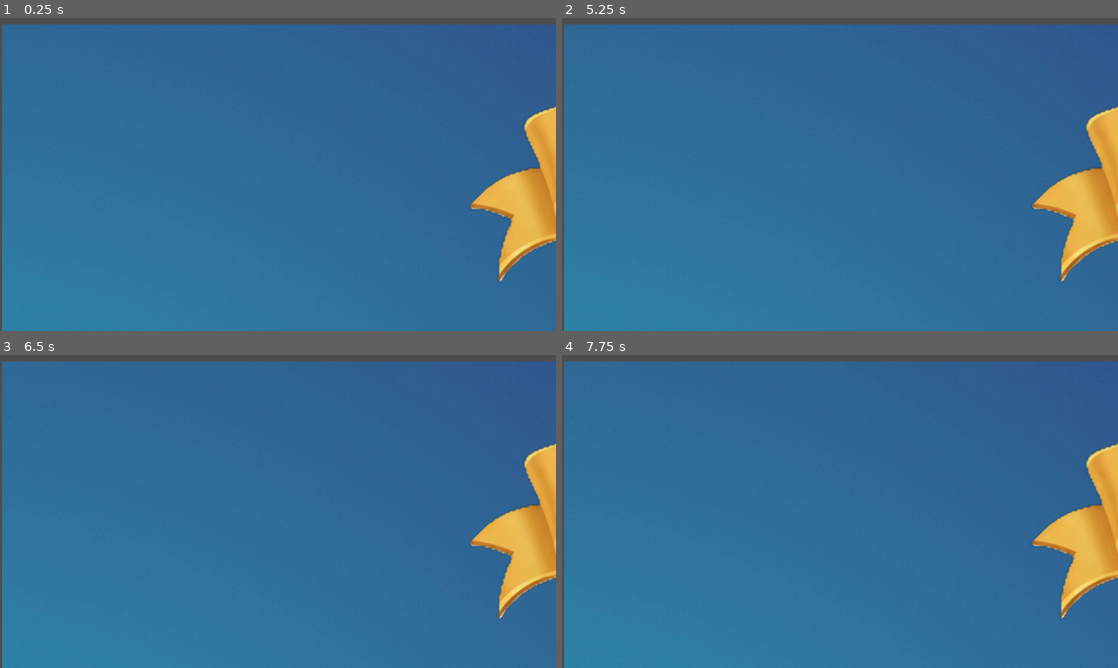
Above: before the commit, frames 1-4 (two rows, left to right).
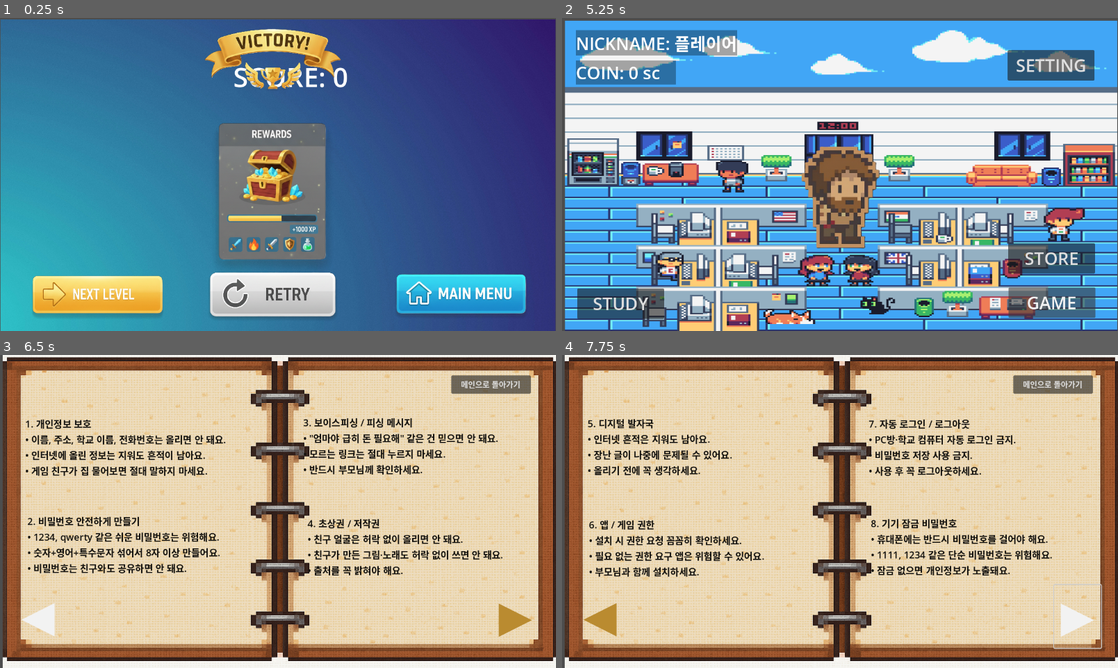
Above: after the commit, the same moments.

Repository: yuu-nn/Iloveboan
Game: Godot game, scene res://scenes/ResultScene.tscn
Two runs of this game, one before a commit and one after it. Both use one fixed random seed, a clock stepped at 60 frames per second and the inputs below. This scene is started directly instead of the project's main scene.
Inputs (mouse positions are in pixels of both pictures, inside the frame that each line leads up to):
- Up to frame 1 (0.25 s): no input
- Up to frame 2 (5.25 s): click (834, 293) at 0.52 s; click (834, 293) at 1.27 s; click (834, 293) at 2.02 s; click (662, 293) at 2.77 s; click (662, 293) at 3.52 s; click (662, 293) at 4.27 s; click (1023, 296) at 5.02 s
- Up to frame 3 (6.5 s): click (61, 639) at 5.75 s, where only the run after the commit has a clickable "STUDY"
- Up to frame 4 (7.75 s): click (600, 614) at 6.5 s, where only the run after the commit has a clickable "◀"; click (1079, 617) at 7.25 s, where only the run after the commit has a clickable "▶"

The runs differ from the first frame. In frame 1, 63% of the frame differs, in the area x 0-100%, y 0-100%; in frame 2, 96%; in frame 3, 100%; in frame 4, 100%.

Commit message:
3차수정

Diff:
--- a/scenes/ResultScene.tscn
+++ b/scenes/ResultScene.tscn
@@ -17,25 +17,30 @@
 
 [node name="Background" type="TextureRect" parent="."]
 layout_mode = 1
-offset_left = 5.0
-offset_top = 15.0
-offset_right = 3493.0
-offset_bottom = 2850.0
+anchors_preset = 15
+anchor_right = 1.0
+anchor_bottom = 1.0
+offset_left = 1.0
+offset_top = 3.0
+offset_right = 1239.0
+offset_bottom = 681.0
+grow_horizontal = 2
+grow_vertical = 2
 texture = ExtResource("1_c7mg7")
 expand_mode = 1
 
 [node name="Score" type="Label" parent="Background"]
 layout_mode = 1
 anchors_preset = -1
-anchor_left = -0.017201835
-anchor_top = -0.017989418
-anchor_right = -0.015194954
-anchor_bottom = 0.030335097
+anchor_left = -0.8912363
+anchor_top = -0.88718665
+anchor_right = -0.94968325
+anchor_bottom = -0.9773524
 offset_left = 1750.0
 offset_top = 791.0
 offset_right = 1859.6952
 offset_bottom = 941.739
-theme_override_font_sizes/font_size = 200
+theme_override_font_sizes/font_size = 62
 text = "0"
 metadata/_edit_use_anchors_ = true
 
@@ -46,15 +51,16 @@
 anchor_top = 1.0
 anchor_right = 0.5
 anchor_bottom = 1.0
-offset_left = -623.25
-offset_top = -1134.0
-offset_right = 623.25
-offset_bottom = 149.0
+offset_left = -629.0
+offset_top = -330.0
+offset_right = -202.0
+offset_bottom = 159.0
 grow_horizontal = 2
 grow_vertical = 0
 texture_normal = ExtResource("3_6a6jd")
 texture_pressed = ExtResource("3_6a6jd")
 texture_hover = ExtResource("3_6a6jd")
+ignore_texture_size = true
 stretch_mode = 0
 
 [node name="MainMenu" type="TextureButton" parent="Background"]
@@ -64,14 +70,28 @@
 anchor_top = 1.0
 anchor_right = 1.0
 anchor_bottom = 1.0
-offset_left = -1102.0
-offset_top = -1011.0
-offset_bottom = 61.0
+offset_left = -430.0
+offset_top = -295.0
+offset_right = 9.0
+offset_bottom = 135.0
 grow_horizontal = 0
 grow_vertical = 0
 texture_normal = ExtResource("4_nxblt")
 texture_pressed = ExtResource("4_nxblt")
 texture_hover = ExtResource("4_nxblt")
+ignore_texture_size = true
+stretch_mode = 0
+
+[node name="Retry" type="TextureButton" parent="Background"]
+layout_mode = 0
+offset_left = 434.0
+offset_top = 432.0
+offset_right = 823.0
+offset_bottom = 828.0
+texture_normal = ExtResource("2_061pm")
+texture_pressed = ExtResource("2_061pm")
+texture_hover = ExtResource("2_061pm")
+ignore_texture_size = true
 stretch_mode = 0
 
 [node name="Victory" type="TextureRect" parent="Background"]
@@ -79,23 +99,13 @@
 anchors_preset = 5
 anchor_left = 0.5
 anchor_right = 0.5
-offset_left = -1138.625
-offset_top = -59.0
-offset_right = 1138.625
-offset_bottom = 2154.0
+offset_left = -279.0
+offset_top = -21.0
+offset_right = 255.0
+offset_bottom = 507.0
 grow_horizontal = 2
 texture = ExtResource("4_6a6jd")
-
-[node name="Retry" type="TextureButton" parent="Background"]
-layout_mode = 0
-offset_left = 116.0
-offset_top = 1821.0
-offset_right = 1140.0
-offset_bottom = 2845.0
-texture_normal = ExtResource("2_061pm")
-texture_pressed = ExtResource("2_061pm")
-texture_hover = ExtResource("2_061pm")
-stretch_mode = 0
+expand_mode = 1
 
 [node name="Reward" type="TextureRect" parent="Background"]
 layout_mode = 1
@@ -104,10 +114,11 @@
 anchor_top = 0.5
 anchor_right = 0.5
 anchor_bottom = 0.5
-offset_left = -1072.5
-offset_top = -1138.0
-offset_right = 1072.5
-offset_bottom = 1392.0
+offset_left = -362.0
+offset_top = -339.0
+offset_right = 335.0
+offset_bottom = 390.0
 grow_horizontal = 2
 grow_vertical = 2
 texture = ExtResource("6_nxblt")
+expand_mode = 1
--- a/scenes/resultscene.gd
+++ b/scenes/resultscene.gd
@@ -11,7 +11,8 @@
 	mainmenu_button.pressed.connect(_on_mainmenu_pressed)
 
 func _on_retry_pressed():
-	get_tree().change_scene_to_file("res://scenes/GameScene.tscn")
+	print("Retry pressed!")  # 디버깅용
+	get_tree().reload_current_scene()  # 현재 씬 다시 로드
 
 func _on_mainmenu_pressed():
 	get_tree().change_scene_to_file("res://scenes/MainScene.tscn")
